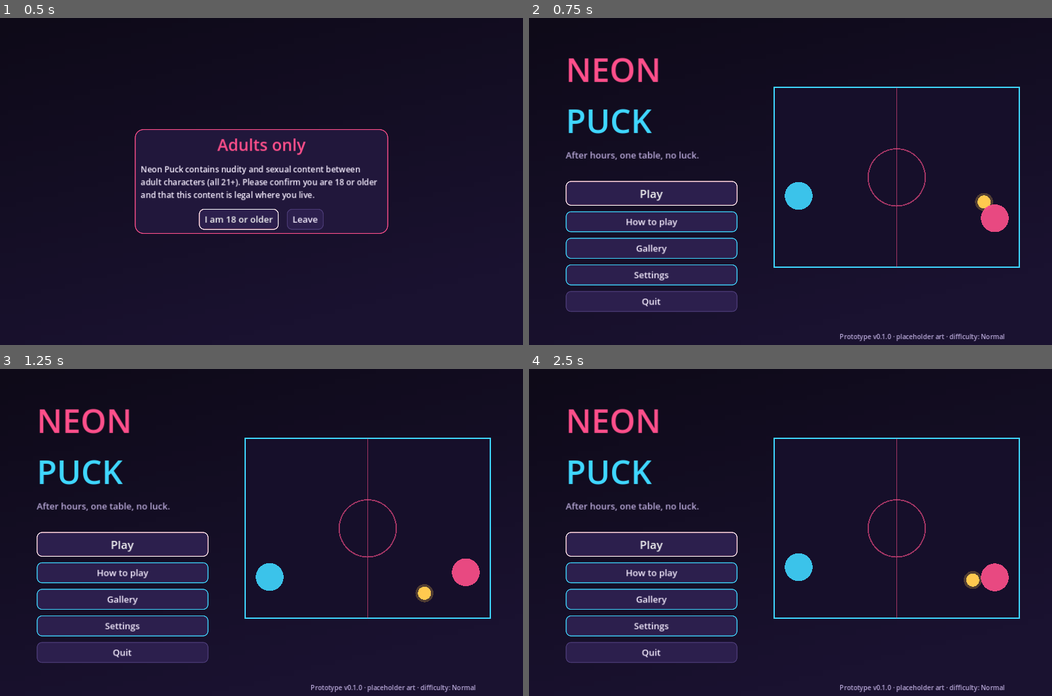
Above: before the commit, frames 1-4 (two rows, left to right).
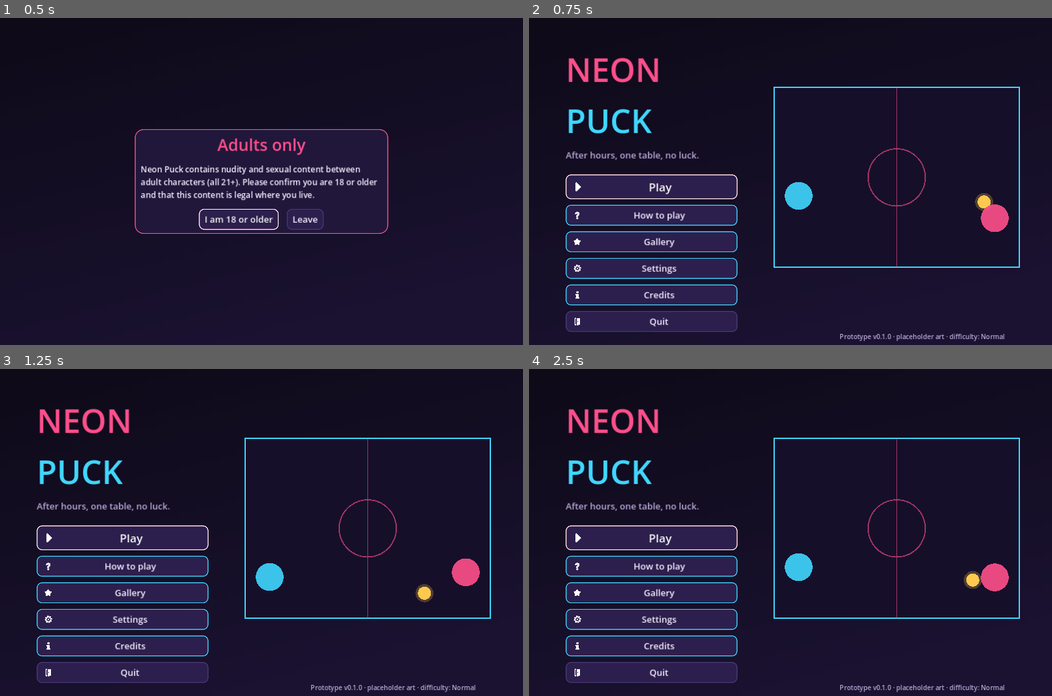
Above: after the commit, the same moments.

Repository: VadimS42/neon-puck
Game: Godot game, scene res://scenes/Main.tscn
The game is run twice, just before and just after one commit, with the same random seed, the same clock (stepped at 60 frames per second) and the same inputs.
Inputs:
- Up to frame 1 (0.5 s): no input
- Up to frame 2 (0.75 s): click "I am 18 or older" at 0.5 s
- Up to frame 3 (1.25 s): no input
- Up to frame 4 (2.5 s): click "Gallery" at 1.25 s; click "Back" at 2 s

Frame 1 is identical in both runs. In frame 2, 9.7% of the frame differs, in the area x 7-40%, y 47-96%; in frame 3, 9.7%; in frame 4, 9.7%.

Commit message:
Reuse icons and music from Charm Combo, add music and a Credits screen
- Kenney (CC0) menu icons and Ravenmore icons for tips, hearts, power-ups
- Three music tracks (CC BY 4.0 and CC0) with a crossfading Music autoload
- Music toggle in Settings; Credits screen reading data/credits.txt

Co-Authored-By: Claude Opus 5.5 <noreply@anthropic.com>
Claude-Session: https://claude.ai/code/session_01TeVA9ZuivtPFizb4WN4XM8

Diff:
--- /dev/null
+++ b/autoload/Music.gd
@@ -0,0 +1,65 @@
+## Music.gd (autoload "Music")
+##
+## Background music, drop-in like the art: a track plays if a file exists at
+## res://audio/music/<track>.ogg (.mp3 and .wav work too); otherwise nothing
+## plays. Tracks: "lounge" (menus, roster, shop, dialogue), "match" (on the
+## table), "scene" (reward scenes). Switching crossfades. The current tracks
+## came from Charm Combo; credits are in data/credits.txt.
+extends Node
+
+const DIR := "res://audio/music/"
+const FADE := 1.0
+const VOLUME_DB := -10.0
+
+var enabled := true
+var current := ""
+var _players: Array[AudioStreamPlayer] = []
+var _active := 0
+
+
+func _ready() -> void:
+	process_mode = Node.PROCESS_MODE_ALWAYS
+	for i in 2:
+		var p := AudioStreamPlayer.new()
+		p.volume_db = -80.0
+		add_child(p)
+		_players.append(p)
+
+
+func play(track: String) -> void:
+	if track == current or DisplayServer.get_name() == "headless":
+		return
+	current = track
+	var stream: AudioStream = null
+	for ext: String in ["ogg", "mp3", "wav"]:
+		var path := DIR + track + "." + ext
+		if ResourceLoader.exists(path):
+			stream = load(path)
+			break
+	if stream is AudioStreamOggVorbis:
+		(stream as AudioStreamOggVorbis).loop = true
+	elif stream is AudioStreamMP3:
+		(stream as AudioStreamMP3).loop = true
+	var old := _players[_active]
+	_active = 1 - _active
+	var nu := _players[_active]
+	var tw := create_tween().set_parallel(true)
+	tw.tween_property(old, "volume_db", -80.0, FADE)
+	tw.chain().tween_callback(old.stop)
+	if stream and enabled:
+		nu.stream = stream
+		nu.volume_db = -40.0
+		nu.play()
+		create_tween().tween_property(nu, "volume_db", VOLUME_DB, FADE)
+
+
+func set_enabled(on: bool) -> void:
+	enabled = on
+	var t := current
+	current = ""
+	if on:
+		play(t)
+	else:
+		for p in _players:
+			p.stop()
+		current = t
--- a/data/progression.json
+++ b/data/progression.json
@@ -15,13 +15,13 @@
   },
   "powerup_slots": [ { "level": 1, "slots": 1 }, { "level": 3, "slots": 2 }, { "level": 8, "slots": 3 } ],
   "powerups": [
-    { "id": "energy",   "name": "Energy Drink",  "price": 60,  "level": 1, "desc": "Start the match with a full Heat meter." },
-    { "id": "grip",     "name": "Grip Tape",     "price": 80,  "level": 1, "desc": "+20% paddle size for this match." },
-    { "id": "spotlight","name": "Spotlight",     "price": 120, "level": 2, "desc": "Her Composure is 1 lower per layer: she strips faster." },
-    { "id": "hype",     "name": "Hype Track",    "price": 90,  "level": 3, "desc": "Your Heat fills 40% faster this match." },
-    { "id": "wink",     "name": "Distracting Wink", "price": 110, "level": 4, "desc": "Her signature meter fills half as fast." },
-    { "id": "sugar",    "name": "Sugar Rush",    "price": 100, "level": 5, "desc": "+15% paddle speed and +10% hit power." },
-    { "id": "comeback", "name": "Second Wind",   "price": 140, "level": 6, "desc": "When she reaches match point, your Heat fills to full (once)." }
+    { "id": "energy",   "name": "Energy Drink",  "icon": "PotionRed", "price": 60,  "level": 1, "desc": "Start the match with a full Heat meter." },
+    { "id": "grip",     "name": "Grip Tape",     "icon": "ShieldSmallT2", "price": 80,  "level": 1, "desc": "+20% paddle size for this match." },
+    { "id": "spotlight","name": "Spotlight",     "icon": "star", "price": 120, "level": 2, "desc": "Her Composure is 1 lower per layer: she strips faster." },
+    { "id": "hype",     "name": "Hype Track",    "icon": "Scroll", "price": 90,  "level": 3, "desc": "Your Heat fills 40% faster this match." },
+    { "id": "wink",     "name": "Distracting Wink", "icon": "WandT2", "price": 110, "level": 4, "desc": "Her signature meter fills half as fast." },
+    { "id": "sugar",    "name": "Sugar Rush",    "icon": "PotionGreen", "price": 100, "level": 5, "desc": "+15% paddle speed and +10% hit power." },
+    { "id": "comeback", "name": "Second Wind",   "icon": "HeartFull", "price": 140, "level": 6, "desc": "When she reaches match point, your Heat fills to full (once)." }
   ],
   "gear_slots": [
     { "id": "paddle", "name": "Paddle" },
--- a/project.godot
+++ b/project.godot
@@ -18,6 +18,7 @@
 
 GameState="*res://autoload/GameState.gd"
 SFX="*res://autoload/SFX.gd"
+Music="*res://autoload/Music.gd"
 
 [display]
 
--- a/scripts/ArtAssets.gd
+++ b/scripts/ArtAssets.gd
@@ -21,6 +21,12 @@
 		if r is Texture2D:
 			return r
 	return null
+
+
+## UI icon: res://art/ui/icons/<name>.png (the Kenney and Ravenmore icons
+## brought over from Charm Combo; see data/credits.txt).
+static func icon(name: String) -> Texture2D:
+	return _try("res://art/ui/icons/%s.png" % name)
 
 
 ## Match portrait at strip stage 0..3 (0 = fully dressed).
--- a/scripts/Main.gd
+++ b/scripts/Main.gd
@@ -43,6 +43,12 @@
 
 
 func _show(screen: Control) -> void:
+	if screen is MatchScreen:
+		Music.play("match")
+	elif screen is SceneViewer:
+		Music.play("scene")
+	else:
+		Music.play("lounge")
 	if current and is_instance_valid(current):
 		current.queue_free()
 	current = screen
@@ -70,6 +76,10 @@
 
 func show_settings(back: Callable = Callable()) -> void:
 	_show(SettingsScreen.new(self, back if back.is_valid() else show_menu))
+
+
+func show_credits() -> void:
+	_show(CreditsScreen.new(self))
 
 
 func show_how_to_play() -> void:
@@ -252,6 +262,7 @@
 		"gallery": show_gallery()
 		"settings": show_settings()
 		"howto": show_how_to_play()
+		"credits": show_credits()
 		"vn": start_story_match(id, int(o.get("m", "0")))
 		"prologue": _show(VNScreen.new(self, "mila", GameState.data.get("prologue", []), show_menu))
 		"match":
--- a/scripts/UI.gd
+++ b/scripts/UI.gd
@@ -54,9 +54,13 @@
 	return p
 
 
-static func button(text: String, cb: Callable, size: int = 22, accent: Color = PINK) -> Button:
+static func button(text: String, cb: Callable, size: int = 22, accent: Color = PINK, icon_name: String = "") -> Button:
 	var b := Button.new()
 	b.text = text
+	if icon_name != "":
+		b.icon = ArtAssets.icon(icon_name)
+		b.add_theme_constant_override("icon_max_width", size + 6)
+		b.add_theme_constant_override("h_separation", 10)
 	b.focus_mode = Control.FOCUS_ALL
 	b.add_theme_font_size_override("font_size", size)
 	b.add_theme_color_override("font_color", INK)
@@ -102,6 +106,18 @@
 	return fill(tr2)
 
 
+## A small icon next to text, or an empty spacer if the file is missing.
+static func icon_rect(name: String, px: int = 32) -> TextureRect:
+	var r := TextureRect.new()
+	r.texture = ArtAssets.icon(name)
+	r.expand_mode = TextureRect.EXPAND_IGNORE_SIZE
+	r.stretch_mode = TextureRect.STRETCH_KEEP_ASPECT_CENTERED
+	r.custom_minimum_size = Vector2(px, px)
+	r.size_flags_vertical = Control.SIZE_SHRINK_CENTER
+	r.mouse_filter = Control.MOUSE_FILTER_IGNORE
+	return r
+
+
 static func hcolor(id: String) -> Color:
 	return Color(String(GameState.heroine(id).get("color", "#FF4F8B")))
 
@@ -132,5 +148,13 @@
 	bar.add_theme_stylebox_override("fill", f)
 	h.add_child(bar)
 	h.add_child(label("MAX" if maxed else "%d / %d XP" % [GameState.xp, GameState.xp_to_next()], 15, INK_SOFT))
+	var coin := ArtAssets.icon("Coin")
+	if coin:
+		var ci := TextureRect.new()
+		ci.texture = coin
+		ci.expand_mode = TextureRect.EXPAND_IGNORE_SIZE
+		ci.stretch_mode = TextureRect.STRETCH_KEEP_ASPECT_CENTERED
+		ci.custom_minimum_size = Vector2(36, 36)
+		h.add_child(ci)
 	h.add_child(label("%d tips" % GameState.tips, 22, GOLD))
 	return p
--- /dev/null
+++ b/scripts/screens/CreditsScreen.gd
@@ -0,0 +1,37 @@
+## CreditsScreen.gd: shows data/credits.txt. The music (CC BY 4.0) and the
+## Ravenmore icons need their credit shown, so keep this screen reachable.
+class_name CreditsScreen
+extends Control
+
+var main
+
+
+func _init(m) -> void:
+	main = m
+
+
+func _ready() -> void:
+	add_child(UI.background())
+	var t := UI.label("Credits", 38, UI.PINK)
+	t.position = Vector2(40, 22)
+	add_child(t)
+	var scroll := ScrollContainer.new()
+	scroll.position = Vector2(40, 84)
+	scroll.size = Vector2(1200, 630)
+	add_child(scroll)
+	var text := ""
+	var f := FileAccess.open("res://data/credits.txt", FileAccess.READ)
+	if f:
+		text = f.get_as_text()
+	var l := UI.wrap_label(text, 18, UI.INK)
+	l.custom_minimum_size = Vector2(1180, 0)
+	scroll.add_child(l)
+	var back := UI.button("Back", main.show_menu, 20, UI.LINE)
+	back.position = Vector2(40, 735)
+	add_child(back)
+	back.call_deferred("grab_focus")
+
+
+func _unhandled_input(e: InputEvent) -> void:
+	if e.is_action_pressed("ui_cancel"):
+		main.show_menu()
--- a/scripts/screens/CupScreen.gd
+++ b/scripts/screens/CupScreen.gd
@@ -13,6 +13,7 @@
 
 func _ready() -> void:
 	add_child(UI.background())
+	add_child(_trophy())
 	var t := UI.label("Cups", 38, UI.GOLD)
 	t.position = Vector2(40, 18)
 	add_child(t)
@@ -86,6 +87,13 @@
 	return b
 
 
+func _trophy() -> Control:
+	var r := UI.icon_rect("trophy", 40)
+	r.position = Vector2(150, 24)
+	r.modulate = UI.GOLD
+	return r
+
+
 func _enter(cid: String) -> void:
 	if GameState.start_cup(cid):
 		main.start_cup_round()
--- a/scripts/screens/MatchScreen.gd
+++ b/scripts/screens/MatchScreen.gd
@@ -478,7 +478,11 @@
 		composure_box.add_child(UI.label("none left", 16, UI.INK_SOFT))
 	else:
 		for i in rules.composure_per_layer:
-			composure_box.add_child(UI.label("♥" if i < rules.composure else "♡", 20, col if i < rules.composure else UI.LINE))
+			var full := i < rules.composure
+			if ArtAssets.icon("HeartFull"):
+				composure_box.add_child(UI.icon_rect("HeartFull" if full else "HeartEmpty", 34))
+			else:
+				composure_box.add_child(UI.label("♥" if full else "♡", 20, col if full else UI.LINE))
 	for i in layer_rows.size():
 		var off := i < rules.layers_lost
 		var n: Label = layer_rows[i][0]
--- a/scripts/screens/MenuScreen.gd
+++ b/scripts/screens/MenuScreen.gd
@@ -43,14 +43,15 @@
 		t1.custom_minimum_size = Vector2(0, 80)
 	v.add_child(UI.label("After hours, one table, no luck.", 22, UI.INK_SOFT))
 	var sp := Control.new()
-	sp.custom_minimum_size = Vector2(0, 20)
+	sp.custom_minimum_size = Vector2(0, 4)
 	v.add_child(sp)
-	var play := UI.button("Play", main.show_roster, 28)
+	var play := UI.button("Play", main.show_roster, 28, UI.PINK, "right")
 	v.add_child(play)
-	v.add_child(UI.button("How to play", main.show_how_to_play, 22, UI.CYAN))
-	v.add_child(UI.button("Gallery", main.show_gallery, 22, UI.CYAN))
-	v.add_child(UI.button("Settings", func(): main.show_settings(), 22, UI.CYAN))
-	v.add_child(UI.button("Quit", func(): get_tree().quit(), 22, UI.LINE))
+	v.add_child(UI.button("How to play", main.show_how_to_play, 22, UI.CYAN, "question"))
+	v.add_child(UI.button("Gallery", main.show_gallery, 22, UI.CYAN, "star"))
+	v.add_child(UI.button("Settings", func(): main.show_settings(), 22, UI.CYAN, "gear"))
+	v.add_child(UI.button("Credits", main.show_credits, 22, UI.CYAN, "information"))
+	v.add_child(UI.button("Quit", func(): get_tree().quit(), 22, UI.LINE, "exit"))
 	play.call_deferred("grab_focus")
 	var ver := UI.label("Prototype v%s · placeholder art · difficulty: %s" % [ProjectSettings.get_setting("application/config/version"), String(GameState.diff().get("label", "Normal"))], 16, UI.INK_SOFT)
 	ver.position = Vector2(760, 768)
--- a/scripts/screens/PreMatchScreen.gd
+++ b/scripts/screens/PreMatchScreen.gd
@@ -107,8 +107,9 @@
 		var r := HBoxContainer.new()
 		r.add_theme_constant_override("separation", 12)
 		panel.add_child(r)
+		r.add_child(UI.icon_rect(String(p.get("icon", "")), 54))
 		var info := VBoxContainer.new()
-		info.custom_minimum_size = Vector2(470, 0)
+		info.custom_minimum_size = Vector2(420, 0)
 		info.add_child(UI.label(String(p["name"]), 19, UI.INK if not locked else UI.INK_SOFT))
 		info.add_child(UI.wrap_label(("Level %d. " % int(p["level"]) if locked else "") + String(p.get("desc", "")), 14, UI.INK_SOFT))
 		r.add_child(info)
--- a/scripts/screens/RosterScreen.gd
+++ b/scripts/screens/RosterScreen.gd
@@ -27,18 +27,18 @@
 	hub.position = Vector2(860, 62)
 	hub.add_theme_constant_override("separation", 10)
 	add_child(hub)
-	hub.add_child(UI.button("Pro Shop", func(): main.show_shop(), 18, UI.GOLD))
-	var cups := UI.button("Cups" + (" · in progress" if not GameState.cup_run.is_empty() else ""), main.show_cups, 18, UI.CYAN)
+	hub.add_child(UI.button("Pro Shop", func(): main.show_shop(), 18, UI.GOLD, "shoppingBasket"))
+	var cups := UI.button("Cups" + (" · in progress" if not GameState.cup_run.is_empty() else ""), main.show_cups, 18, UI.CYAN, "trophy")
 	hub.add_child(cups)
 	if GameState.finale_open():
 		var fin := GameState.finale()
 		var fl := int(fin.get("level", 1))
-		var ftext := "★ " + String(fin.get("title", "Finale"))
+		var ftext := String(fin.get("title", "Finale"))
 		if GameState.finale_done:
 			ftext += " (won)"
 		elif GameState.level < fl and not GameState.unlock_all:
 			ftext += " · level %d" % fl
-		var fb := UI.button(ftext, main.start_finale, 18, UI.PINK)
+		var fb := UI.button(ftext, main.start_finale, 18, UI.PINK, "trophy")
 		fb.disabled = GameState.level < fl and not GameState.unlock_all
 		hub.add_child(fb)
 		hub.position.x = 560
@@ -52,7 +52,7 @@
 		if first == null and b:
 			first = b
 	_shot_picker()
-	var back := UI.button("Back", main.show_menu, 20, UI.LINE)
+	var back := UI.button("Back", main.show_menu, 20, UI.LINE, "return")
 	back.position = Vector2(1170, 735)
 	add_child(back)
 	if first:
--- a/scripts/screens/SettingsScreen.gd
+++ b/scripts/screens/SettingsScreen.gd
@@ -54,6 +54,11 @@
 		SFX.enabled = not SFX.enabled
 		snd.text = "Sound: on" if SFX.enabled else "Sound: off")
 	v.add_child(snd)
+	var mus := UI.button("Music: on" if Music.enabled else "Music: off", func(): pass, 20, UI.CYAN)
+	mus.pressed.connect(func():
+		Music.set_enabled(not Music.enabled)
+		mus.text = "Music: on" if Music.enabled else "Music: off")
+	v.add_child(mus)
 	v.add_child(UI.button("Reset story progress", func():
 		GameState.reset_progress()
 		main.show_settings(back), 18, UI.BAD))
--- a/scripts/screens/ShopScreen.gd
+++ b/scripts/screens/ShopScreen.gd
@@ -29,7 +29,7 @@
 	add_child(tabs)
 	for k in [["gear", "Gear"], ["powerups", "Power-ups"]]:
 		var key: String = k[0]
-		var b := UI.button(k[1], func(): _tab(key), 18, UI.CYAN)
+		var b := UI.button(k[1], func(): _tab(key), 18, UI.CYAN, "shoppingBasket" if key == "gear" else "Backpack")
 		b.toggle_mode = true
 		tabs.add_child(b)
 		tab_btns[key] = b
@@ -129,8 +129,9 @@
 		var r := HBoxContainer.new()
 		r.add_theme_constant_override("separation", 16)
 		panel.add_child(r)
+		r.add_child(UI.icon_rect(String(p.get("icon", "")), 54))
 		var info := VBoxContainer.new()
-		info.custom_minimum_size = Vector2(650, 0)
+		info.custom_minimum_size = Vector2(600, 0)
 		info.add_child(UI.label(String(p["name"]), 19, UI.INK if not locked else UI.INK_SOFT))
 		info.add_child(UI.label(String(p.get("desc", "")), 14, UI.INK_SOFT))
 		r.add_child(info)
Binary file added: art/ui/icons/Backpack.png
Not shown, added: art/ui/icons/Backpack.png.import
Binary file added: art/ui/icons/Coin.png
Not shown, added: art/ui/icons/Coin.png.import
Binary file added: art/ui/icons/HeartEmpty.png
Not shown, added: art/ui/icons/HeartEmpty.png.import
Binary file added: art/ui/icons/HeartFull.png
Not shown, added: art/ui/icons/HeartFull.png.import
Not shown, added: art/ui/icons/LICENSE_kenney.txt
Binary file added: art/ui/icons/PotionGreen.png
Not shown, added: art/ui/icons/PotionGreen.png.import
Binary file added: art/ui/icons/PotionRed.png
(and 36 more such lines)
